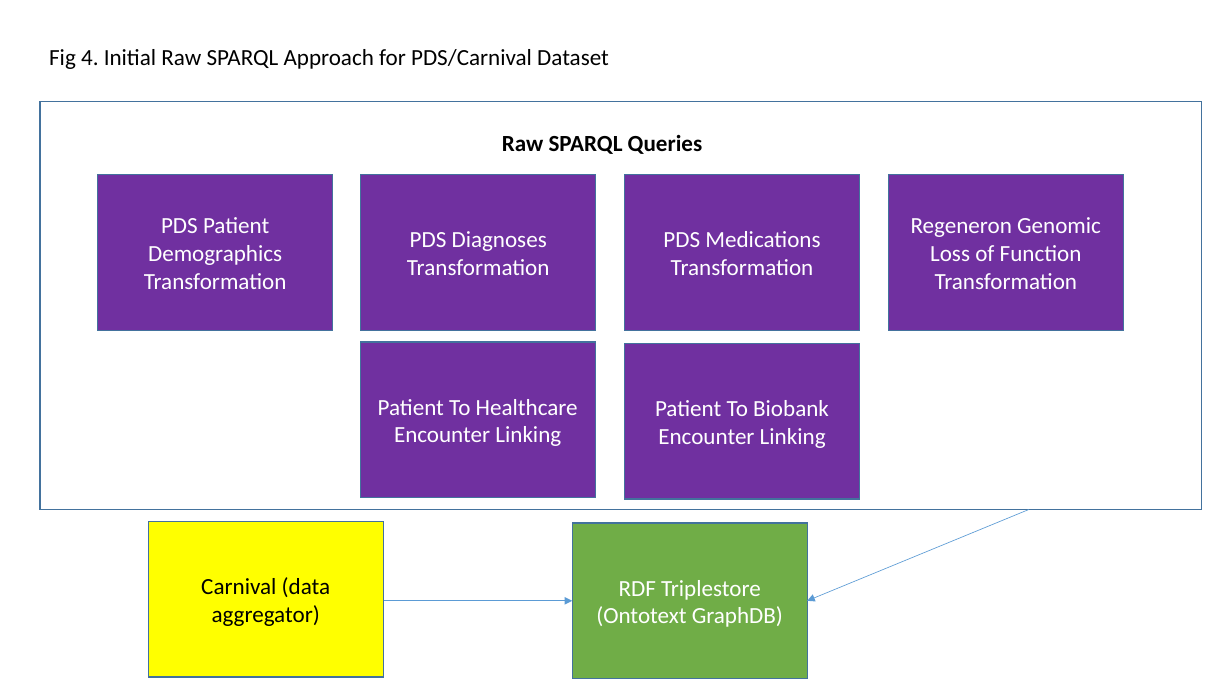
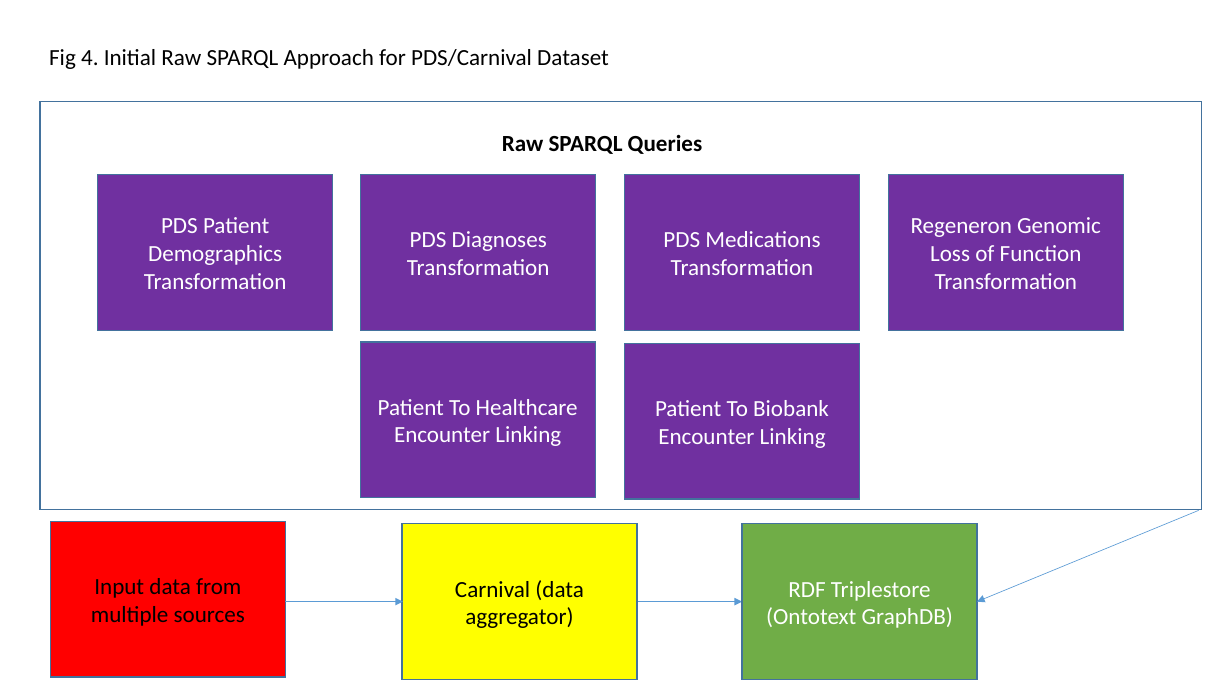
Before and after one commit to PennTURBO/semantic-engine, a slide deck: slide 4 of Acorn_diagrams.pptx. Drawn at 1232x693 pixels with LibreOffice and Linux fonts; fonts in the diff are those of the drawing. Boxes give left, top, right and bottom in pixels: in the first picture for what was removed or moved away, otherwise in the second. Text is boxed around its words. In the diff, an @@ line names an element or a change of style, - is before the commit and + after.

```diff
--- a/Acorn_diagrams.pptx
+++ b/Acorn_diagrams.pptx
@@ rectangle added at (x1=51, y1=521, x2=286, y2=677), fill #FF0000, outline #43739E 1 pt, 18 pt, text #000000 @@
+Input data from multiple sources
@@ rectangle "Carnival (data aggregator)" moved from (x1=148, y1=521, x2=383, y2=677) to (x1=402, y1=524, x2=637, y2=680) @@
@@ rectangle "RDF Triplestore (Ontotext GraphDB)" moved from (x1=572, y1=523, x2=807, y2=679) to (x1=742, y1=524, x2=977, y2=680) @@
@@ arrow moved from (1029, 509) - (808, 601) to (1199, 510) - (977, 602) @@
@@ arrow added from (286, 602) to (403, 602), #5B9BD5 0.5 pt @@
@@ arrow moved from (384, 601) - (572, 601) to (625, 602) - (742, 602) @@
```
Also in this commit, not shown: 1 other slide changed, 1 slide added, 2 other files.
